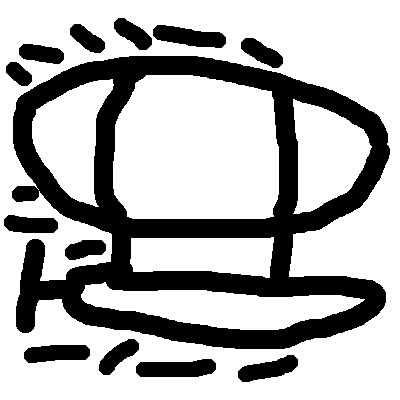
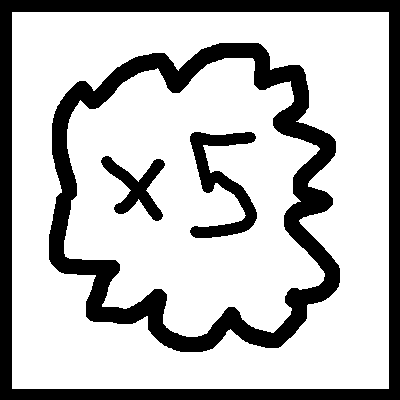
Revision of a layered 400×400 image; what changed, layer by layer:
added layer "Streak5" above "FullThrottle" over [49, 43, 340, 352]
hid "FullThrottle", painted on it over [4, 18, 390, 382]
showed "Background" over [0, 0, 400, 400]
